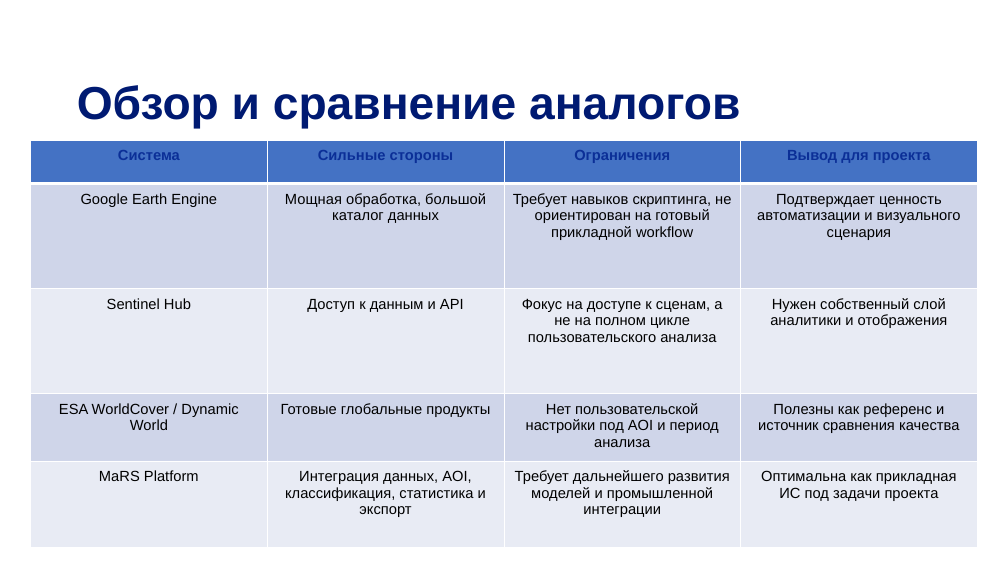
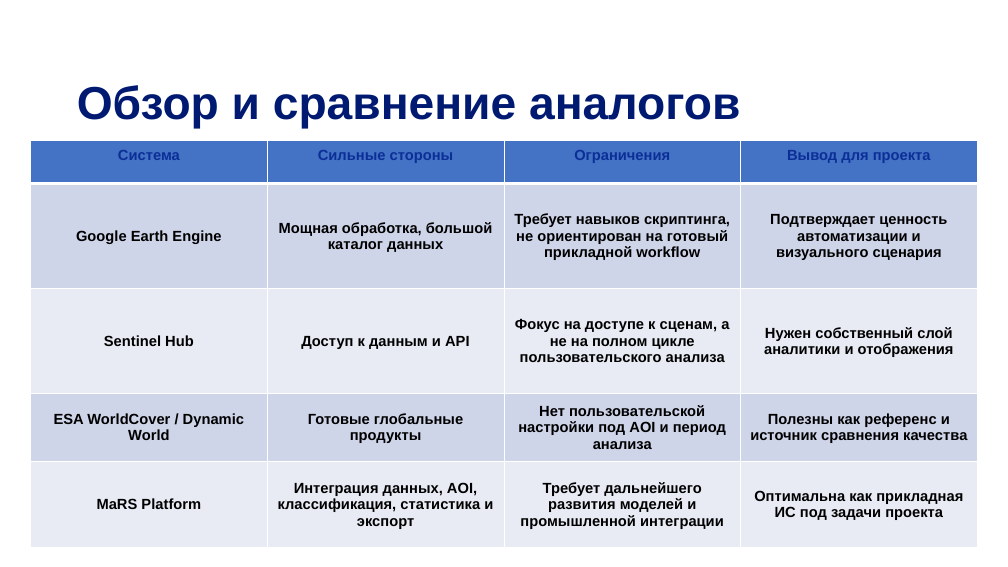
Before and after one commit to DinRazar/ispm, a slide deck: slide 4 of Работа_10_Этоговая преза УПИС.pptx. Drawn at 1008x567 pixels with LibreOffice and Linux fonts; fonts in the diff are those of the drawing; background and template pictures are left out. Boxes give left, top, right and bottom in pixels: in the first picture for what was removed or moved away, otherwise in the second. Text is boxed around its words. In the diff, an @@ line names an element or a change of style, - is before the commit and + after.

```diff
--- a/Работа_10_Этоговая преза УПИС.pptx
+++ b/Работа_10_Этоговая преза УПИС.pptx
@@ table at (x1=30, y1=141, x2=977, y2=548) @@
@@ bold on @@
```
